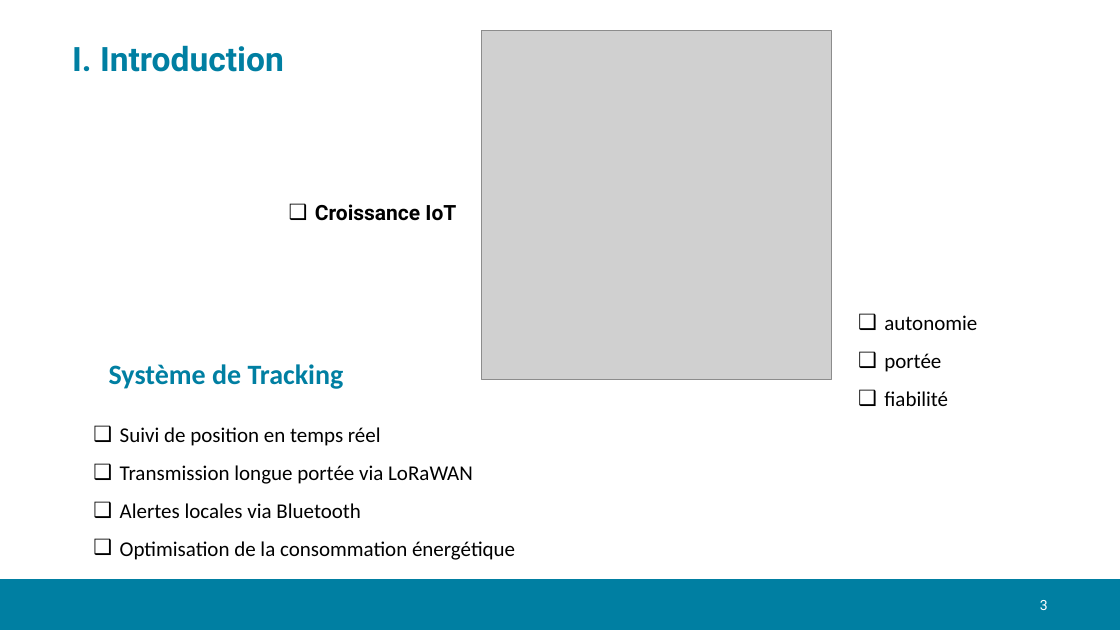
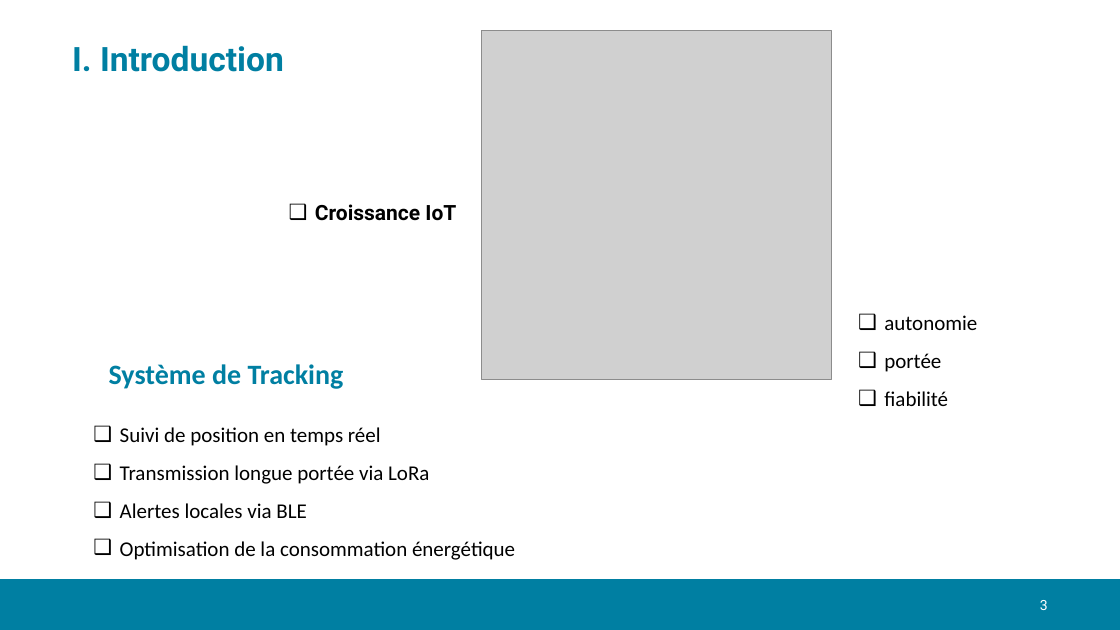
Before and after one commit to BASSO-Jostin/LoBLE-Scout, a slide deck: slide 3 of Docs/Projet_final.pptx. Drawn at 1120x630 pixels with LibreOffice and Linux fonts; fonts in the diff are those of the drawing; grey boxes stand for pictures; background and template pictures are left out. Boxes give left, top, right and bottom in pixels: in the first picture for what was removed or moved away, otherwise in the second. Text is boxed around its words. In the diff, an @@ line names an element or a change of style, - is before the commit and + after.

```diff
--- a/Docs/Projet_final.pptx
+++ b/Docs/Projet_final.pptx
@@ text at (x1=120, y1=465, x2=429, y2=518): text changed @@
-❑ Transmission longue portée via LoRaWAN
-❑ Alertes locales via Bluetooth
+❑ Transmission longue portée via LoRa
+❑ Alertes locales via BLE
```
Also in this commit, not shown: 2 other slides changed.
